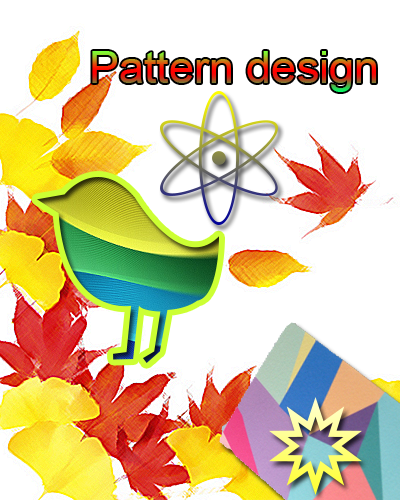
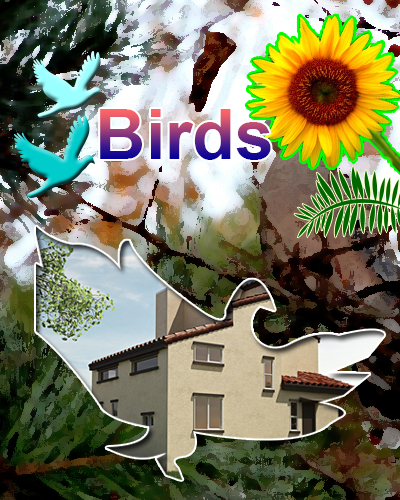
Revision of a layered 400x500 image; what changed, layer by layer:
removed layer "Shape 3" over [269, 397, 362, 495]
added layer "Layer 3" above "Layer 4" over [14, 198, 400, 500]
renamed "Layer 3" to "Layer 4", painted on it over [36, 226, 400, 500]
renamed "Layer 2" to "Birds", painted on it over [0, 23, 271, 426]
renamed "Shape 1" to "Shape 3", painted on it over [14, 115, 219, 363]
moved "Shape 2" above "Shape 1", painted on it over [33, 51, 278, 225]
removed layer "Pattern design" over [92, 51, 376, 92]
added layer "Shape 1" above "Layer 2" over [294, 166, 400, 238]
added layer "Layer 2" above "Layer 1" over [246, 15, 400, 173]
painted on "Layer 1" over [0, 0, 400, 500]
showed "Background" over [0, 0, 400, 500]
